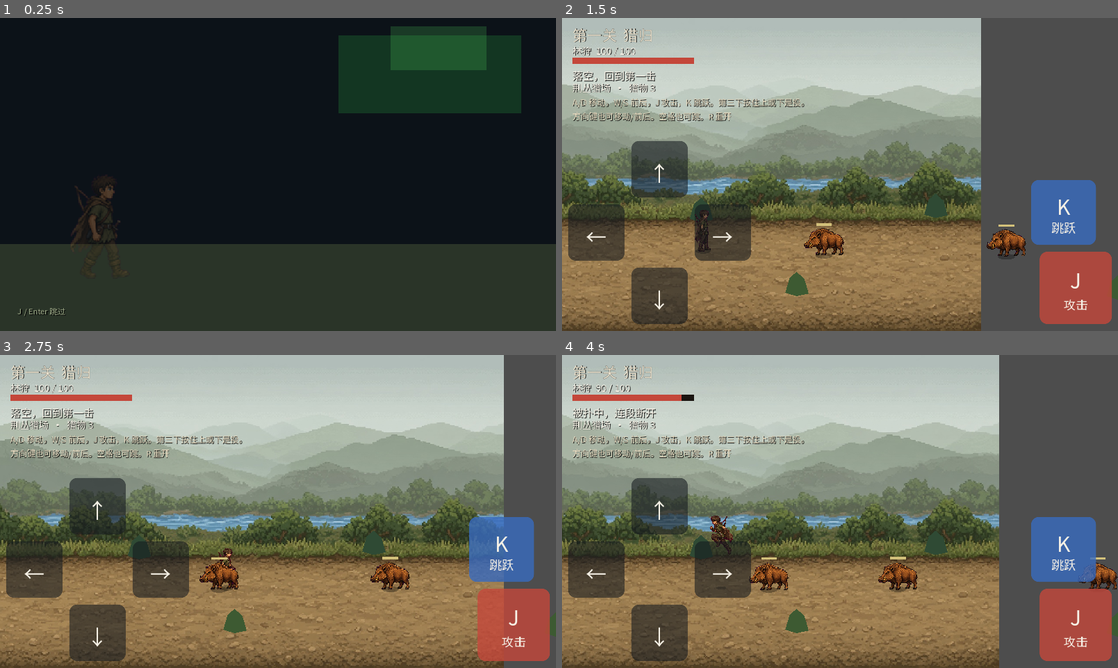
Above: before the commit, frames 1-4 (two rows, left to right).
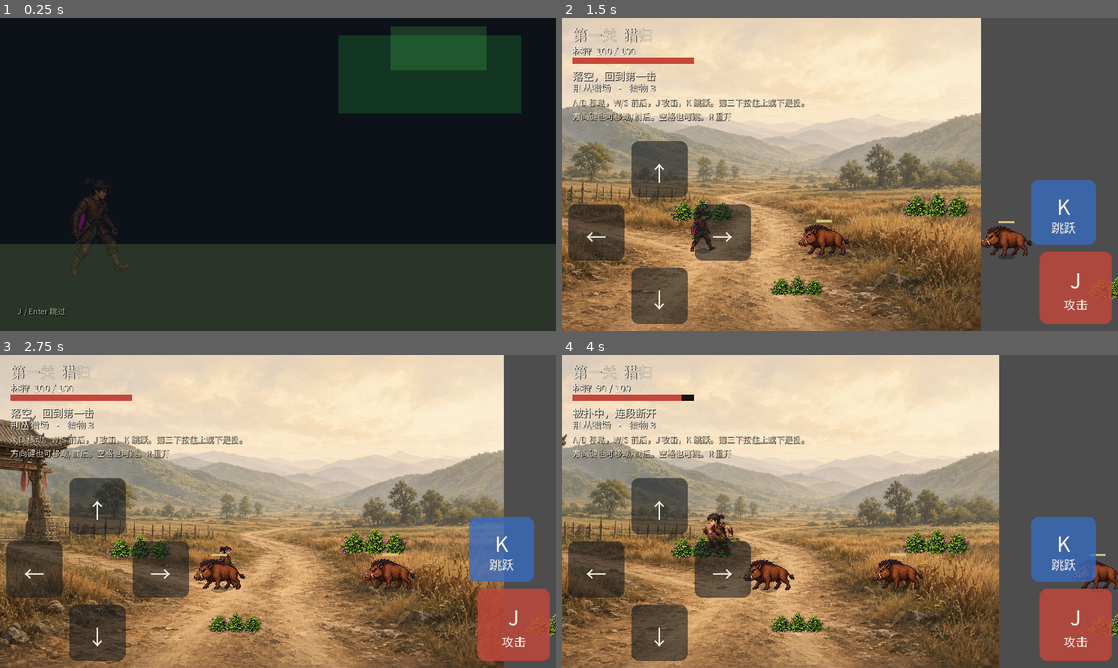
Above: after the commit, the same moments.

Repository: meathill/wow-dnf-godot
Game: Godot game, scene res://scenes/intro.tscn
Two runs of this game, one before a commit and one after it. Both use one fixed random seed, a clock stepped at 60 frames per second and the inputs below.
Inputs (mouse positions are in pixels of both pictures, inside the frame that each line leads up to):
- Up to frame 1 (0.25 s): no input
- Up to frame 2 (1.5 s): tap Enter at 0.5 s; move the mouse to (962, 158) at 0.52 s; hold D 0.53-1.25 s; hold J 0.53-1.25 s; click (962, 158) at 0.67 s; tap Space at 0.77 s; drag from (728, 190) to (812, 237) at 1.27 s
- Up to frame 3 (2.75 s): move the mouse to (333, 442) at 2.02 s; hold D from 2.03 s (still down); tap Keypad Enter at 2.1 s
- Up to frame 4 (4 s): release D at 2.75 s; drag from (812, 574) to (673, 464) at 2.77 s; move the mouse to (1006, 558) at 3.52 s; hold A from 3.53 s (still down); hold K from 3.53 s (still down); tap Space at 3.77 s

The runs differ from the first frame. In frame 1, 0.5% of the frame differs, in the area x 12-24%, y 50-83%; in frame 2, 60%; in frame 3, 70%, in the area x 0-100%, y 0-100%; in frame 4, 62%.

Commit message:
Show the cut transparent hunter, boar, and bushes in the level.
Preload the RGBA frames so the web export no longer falls back to colored polygons, and use the opaque hunt backdrop on the camera.

Diff:
--- a/game/scripts/beast.gd
+++ b/game/scripts/beast.gd
@@ -1,7 +1,10 @@
 extends Node2D
 
 const Stage = preload("res://scripts/stage.gd")
-const SPRITE_PATH := "res://sprites/beast.png"
+# Cut boar faces left. Gameplay facing +1 is right, so the draw scale mirrors it.
+# Preload (not FileAccess.file_exists) so the exported pck actually shows the sprite.
+const BOAR_H := 72.0
+const BOAR_TEX: Texture2D = preload("res://sprites/cut/boar.png")
 
 @export var coat: Color = Color("#6f7d3e")
 
@@ -23,8 +26,8 @@
 
 func _ready() -> void:
 	add_to_group("beasts")
-	if FileAccess.file_exists(SPRITE_PATH):
-		tex = load(SPRITE_PATH)
+	texture_filter = CanvasItem.TEXTURE_FILTER_LINEAR
+	tex = BOAR_TEX
 
 
 func receive_hit(from_facing: int, kind: String, dmg: int, stop: float) -> bool:
@@ -151,51 +154,24 @@
 	draw_colored_polygon(_ellipse(20.0 * shadow, 7.0 * shadow), Color(0, 0, 0, 0.3))
 	if state != "dead":
 		var ratio := clampf(float(hp) / float(max_hp), 0.0, 1.0)
-		var bar_y := -((tex.get_height() + 10) if tex else 86) - z
+		var bar_y := -BOAR_H - 10.0 - z
 		draw_rect(Rect2(-18, bar_y, 36, 5), Color(0, 0, 0, 0.55))
 		draw_rect(Rect2(-18, bar_y, 36.0 * ratio, 5), Color("#d2c07a"))
 	var bob := sin(anim) * (1.5 if state == "chase" else 0.0)
 	var lay := state == "down" or state == "dead"
+	# Art faces left; mirror so +facing looks right, matching the old hit arc.
+	var flip := -1.0
 	if lay:
-		draw_set_transform(Vector2(0, -10), 1.15 * float(facing), Vector2(1, 0.55))
+		draw_set_transform(Vector2(0, -10), 1.15 * float(facing), Vector2(flip, 0.55))
 	else:
-		draw_set_transform(Vector2(0, -z + bob), 0.0, Vector2(float(facing), 1))
-	if tex:
-		var tw := float(tex.get_width())
-		var th := float(tex.get_height())
-		# HP bar sits above sprite
-		draw_texture_rect(tex, Rect2(-tw * 0.5, -th, tw, th), false)
-	else:
-		_draw_placeholder()
+		draw_set_transform(Vector2(0, -z + bob), 0.0, Vector2(flip * float(facing), 1))
+	var tw := float(tex.get_width())
+	var th := float(tex.get_height())
+	var s := BOAR_H / th
+	var dw := tw * s
+	var dh := th * s
+	draw_texture_rect(tex, Rect2(-dw * 0.5, -dh, dw, dh), false)
 	draw_set_transform(Vector2.ZERO, 0.0, Vector2.ONE)
-
-
-func _draw_placeholder() -> void:
-	var body := coat
-	if state == "windup":
-		body = body.lerp(Color("#c45a3a"), 0.45)
-	elif state == "hurt":
-		body = body.lerp(Color("#f2f2f2"), 0.45)
-	draw_colored_polygon(PackedVector2Array([
-		Vector2(-22, -14), Vector2(-26, -36), Vector2(-8, -48), Vector2(18, -40), Vector2(24, -16),
-	]), body)
-	draw_colored_polygon(PackedVector2Array([
-		Vector2(-8, -30), Vector2(-4, -44), Vector2(14, -42), Vector2(16, -28),
-	]), body.lightened(0.25))
-	draw_colored_polygon(_ellipse_at(Vector2(18, -46), 12, 10), body.darkened(0.1))
-	draw_colored_polygon(PackedVector2Array([
-		Vector2(20, -52), Vector2(28, -66), Vector2(32, -50),
-	]), body.darkened(0.2))
-	draw_colored_polygon(PackedVector2Array([
-		Vector2(24, -44), Vector2(36, -46), Vector2(30, -40),
-	]), Color("#efe6cf"))
-	draw_circle(Vector2(26, -48), 2.0, Color("#1a120c"))
-	draw_colored_polygon(PackedVector2Array([
-		Vector2(-16, -12), Vector2(-20, -2), Vector2(-8, -2), Vector2(-8, -14),
-	]), body.darkened(0.15))
-	draw_colored_polygon(PackedVector2Array([
-		Vector2(6, -12), Vector2(4, -2), Vector2(16, -2), Vector2(14, -14),
-	]), body.darkened(0.15))
 
 
 func _ellipse(rx: float, ry: float) -> PackedVector2Array:
--- a/game/scripts/intro.gd
+++ b/game/scripts/intro.gd
@@ -4,7 +4,7 @@
 
 const UiFont = preload("res://scripts/ui_font.gd")
 const LEVEL := "res://scenes/level1.tscn"
-const PLAYER_SPRITE := "res://sprites/player.png"
+const HUNTER_TEX: Texture2D = preload("res://sprites/cut/hunter_idle.png")
 const INTRO_SECONDS := 5.5
 
 var elapsed := 0.0
@@ -50,8 +50,8 @@
 	add_child(ground)
 
 	hunter = TextureRect.new()
-	if FileAccess.file_exists(PLAYER_SPRITE):
-		hunter.texture = load(PLAYER_SPRITE)
+	hunter.texture = HUNTER_TEX
+	hunter.texture_filter = CanvasItem.TEXTURE_FILTER_LINEAR
 	hunter.expand_mode = TextureRect.EXPAND_IGNORE_SIZE
 	hunter.stretch_mode = TextureRect.STRETCH_KEEP_ASPECT_CENTERED
 	hunter.position = Vector2(160, 360)
--- a/game/scripts/level1.gd
+++ b/game/scripts/level1.gd
@@ -1,6 +1,9 @@
 extends Node2D
 
 const Stage = preload("res://scripts/stage.gd")
+const BACKDROP_TEX: Texture2D = preload("res://sprites/cut/bg_hunt.jpg")
+const BUSH_TEX: Texture2D = preload("res://sprites/cut/bush.png")
+const BUSH_H := 58.0
 
 var player: Node2D
 var cam: Camera2D
@@ -11,9 +14,7 @@
 
 
 func _ready() -> void:
-	var has_bg := FileAccess.file_exists("res://sprites/bg_hunt.png")
-	if not has_bg:
-		_build_scenery()
+	# Painted backdrop is preloaded. Do not draw the flat sky / hill / lane polygons on top.
 	var world := Node2D.new()
 	world.name = "World"
 	world.y_sort_enabled = true
@@ -43,15 +44,14 @@
 	cam.position_smoothing_speed = 6.0
 	add_child(cam)
 	cam.make_current()
-	if has_bg:
-		backdrop = Sprite2D.new()
-		backdrop.name = "Backdrop"
-		backdrop.texture = load("res://sprites/bg_hunt.png")
-		backdrop.centered = true
-		backdrop.z_index = -40
-		backdrop.texture_filter = CanvasItem.TEXTURE_FILTER_NEAREST
-		cam.add_child(backdrop)
-		_fit_backdrop()
+	backdrop = Sprite2D.new()
+	backdrop.name = "Backdrop"
+	backdrop.texture = BACKDROP_TEX
+	backdrop.centered = true
+	backdrop.z_index = -40
+	backdrop.texture_filter = CanvasItem.TEXTURE_FILTER_LINEAR
+	cam.add_child(backdrop)
+	_fit_backdrop()
 
 	hud = preload("res://scenes/hud.tscn").instantiate()
 	add_child(hud)
@@ -100,65 +100,23 @@
 	hud.show_result("林狩倒下了\n按 R 重开")
 
 
-func _build_scenery() -> void:
-	var scenery := Node2D.new()
-	scenery.name = "Scenery"
-	scenery.z_index = -10
-	add_child(scenery)
-	var width := Stage.LEVEL_WIDTH
-	_poly(scenery, PackedVector2Array([
-		Vector2(0, 0), Vector2(width, 0), Vector2(width, 430), Vector2(0, 430),
-	]), Color("#8eabbf"))
-	_hill(scenery, width, Color("#6d8b78"), 300.0, 70.0, 90.0)
-	_hill(scenery, width, Color("#3f624c"), 390.0, 48.0, 70.0)
-	_poly(scenery, PackedVector2Array([
-		Vector2(0, 430), Vector2(width, 430), Vector2(width, Stage.VIEW_H), Vector2(0, Stage.VIEW_H),
-	]), Color("#6a5338"))
-	_poly(scenery, PackedVector2Array([
-		Vector2(0, Stage.LANE_TOP), Vector2(width, Stage.LANE_TOP),
-		Vector2(width, Stage.LANE_BOTTOM), Vector2(0, Stage.LANE_BOTTOM),
-	]), Color("#7d6244"))
-	_poly(scenery, PackedVector2Array([
-		Vector2(0, Stage.LANE_TOP), Vector2(width, Stage.LANE_TOP),
-		Vector2(width, Stage.LANE_TOP + 6), Vector2(0, Stage.LANE_TOP + 6),
-	]), Color("#3e4a38"))
-	_poly(scenery, PackedVector2Array([
-		Vector2(0, Stage.LANE_BOTTOM), Vector2(width, Stage.LANE_BOTTOM),
-		Vector2(width, Stage.LANE_BOTTOM + 8), Vector2(0, Stage.LANE_BOTTOM + 8),
-	]), Color("#3a2c22"))
-
-
 func _bushes(world: Node2D) -> void:
 	var spots := [
 		Vector2(320, 470), Vector2(540, 640), Vector2(860, 460),
 		Vector2(1280, 648), Vector2(1500, 470), Vector2(1900, 620), Vector2(2050, 490),
 	]
+	var scales: Array[float] = [1.0, 0.86, 1.08, 0.94, 1.04, 0.9, 1.0]
+	var tex_w := float(BUSH_TEX.get_width())
+	var tex_h := float(BUSH_TEX.get_height())
 	for i in spots.size():
-		var bush := Polygon2D.new()
+		var bush := Sprite2D.new()
+		bush.name = "Bush%d" % i
+		bush.texture = BUSH_TEX
+		bush.centered = false
+		bush.texture_filter = CanvasItem.TEXTURE_FILTER_LINEAR
+		# Base of the cluster sits on the old polygon origin so y-sort matches the lane.
+		bush.offset = Vector2(-tex_w * 0.5, -tex_h)
+		var s := (BUSH_H / tex_h) * scales[i]
+		bush.scale = Vector2(s, s)
 		bush.position = spots[i]
-		bush.color = Color("#2f4a34") if i % 2 == 0 else Color("#3d5a32")
-		bush.polygon = PackedVector2Array([
-			Vector2(0, 0), Vector2(-26, -8), Vector2(-16, -42), Vector2(0, -56), Vector2(18, -40), Vector2(28, -6),
-		])
 		world.add_child(bush)
-
-
-func _hill(parent: Node2D, width: float, color: Color, base_y: float, amp: float, step: float) -> void:
-	var pts := PackedVector2Array()
-	pts.append(Vector2(0, base_y + 30))
-	var x := 0.0
-	var i := 0
-	while x <= width:
-		var y := base_y - amp * (0.45 + 0.55 * absf(sin(float(i) * 1.7)))
-		pts.append(Vector2(x, y))
-		x += step
-		i += 1
-	pts.append(Vector2(width, base_y + 40))
-	_poly(parent, pts, color)
-
-
-func _poly(parent: Node, pts: PackedVector2Array, color: Color) -> void:
-	var poly := Polygon2D.new()
-	poly.polygon = pts
-	poly.color = color
-	parent.add_child(poly)
--- a/game/scripts/player.gd
+++ b/game/scripts/player.gd
@@ -7,8 +7,14 @@
 const DEPTH_SPEED := 180.0
 const JUMP_V := 560.0
 const GRAVITY := 1700.0
-const SPRITE_PATH := "res://sprites/player.png"
-const HUNTER_DIR := "res://sprites/hunter/"
+# Source PNGs are not stored under their res:// path in an export, only the imported
+# texture. FileAccess.file_exists() is therefore false on the web build and the old
+# code drew the colored polygon body. Preload keeps the cut frames in the pck.
+const HUNTER_H := 96.0
+const FRAME_IDLE: Texture2D = preload("res://sprites/cut/hunter_idle.png")
+const FRAME_WALK: Texture2D = preload("res://sprites/cut/hunter_walk.png")
+const FRAME_ATTACK: Texture2D = preload("res://sprites/cut/hunter_attack.png")
+const FRAME_JUMP: Texture2D = preload("res://sprites/cut/hunter_jump.png")
 
 var facing := 1
 var hp := 100
@@ -48,12 +54,13 @@
 
 func _ready() -> void:
 	add_to_group("player")
-	for frame_name in ["idle", "walk", "attack", "jump"]:
-		var frame_path: String = HUNTER_DIR + frame_name + ".png"
-		if FileAccess.file_exists(frame_path):
-			frames[frame_name] = load(frame_path)
-	if frames.is_empty() and FileAccess.file_exists(SPRITE_PATH):
-		tex = load(SPRITE_PATH)
+	texture_filter = CanvasItem.TEXTURE_FILTER_LINEAR
+	frames = {
+		"idle": FRAME_IDLE,
+		"walk": FRAME_WALK,
+		"attack": FRAME_ATTACK,
+		"jump": FRAME_JUMP,
+	}
 	hp_changed.emit(hp, max_hp)
 
 
@@ -315,45 +322,12 @@
 	if frame:
 		var tw := float(frame.get_width())
 		var th := float(frame.get_height())
-		draw_texture_rect(frame, Rect2(-tw * 0.5, -th, tw, th), false)
-	else:
-		_draw_placeholder()
+		var s := HUNTER_H / th
+		var dw := tw * s
+		var dh := th * s
+		# Feet stay on the node origin. Height is the old gameplay size; width keeps aspect.
+		draw_texture_rect(frame, Rect2(-dw * 0.5, -dh, dw, dh), false)
 	draw_set_transform(Vector2.ZERO, 0.0, Vector2.ONE)
-
-
-func _draw_placeholder() -> void:
-	var cloak := Color("#2c5a3c")
-	var skin := Color("#e2be9a")
-	if state == "hurt":
-		cloak = Color("#6d3030")
-	draw_colored_polygon(PackedVector2Array([
-		Vector2(-8, -8), Vector2(-14, -34), Vector2(-6, -36), Vector2(-4, -10),
-	]), Color("#1d1814"))
-	draw_colored_polygon(PackedVector2Array([
-		Vector2(6, -8), Vector2(4, -36), Vector2(12, -34), Vector2(14, -8),
-	]), Color("#1d1814"))
-	draw_colored_polygon(PackedVector2Array([
-		Vector2(-16, -36), Vector2(-18, -62), Vector2(-6, -70), Vector2(14, -62), Vector2(16, -34),
-	]), cloak)
-	draw_colored_polygon(PackedVector2Array([
-		Vector2(-12, -58), Vector2(-14, -74), Vector2(0, -80), Vector2(12, -72), Vector2(10, -58),
-	]), Color("#241c18"))
-	draw_colored_polygon(_ellipse_at(Vector2(0, -86), 11, 12), skin)
-	var reach := 16.0
-	if state == "attack":
-		var u := clampf((swing_t - 0.02) / 0.16, 0.0, 1.0)
-		if swing_t > Rules.ACTIVE_END:
-			u = clampf(1.0 - (swing_t - Rules.ACTIVE_END) / 0.14, 0.15, 1.0)
-		reach = 20.0 + u * (48.0 if swing_index == 2 else 36.0)
-		draw_colored_polygon(PackedVector2Array([
-			Vector2(-8, -18), Vector2(72, -16), Vector2(72, 18), Vector2(-14, 16),
-		]), Color(1, 1, 1, 0.16))
-	draw_colored_polygon(PackedVector2Array([
-		Vector2(8, -50), Vector2(reach, -58), Vector2(reach + 10, -50), Vector2(12, -42),
-	]), Color("#d9d3c5"))
-	draw_colored_polygon(PackedVector2Array([
-		Vector2(6, -44), Vector2(18, -58), Vector2(22, -50), Vector2(10, -40),
-	]), Color("#8a5a32"))
 
 
 func _ellipse(rx: float, ry: float) -> PackedVector2Array:
Binary file added: game/sprites/cut/bg_hunt.jpg
Not shown, added: game/sprites/cut/bg_hunt.jpg.import
Binary file added: game/sprites/cut/boar.png
Not shown, added: game/sprites/cut/boar.png.import
Binary file added: game/sprites/cut/bush.png
Not shown, added: game/sprites/cut/bush.png.import
Binary file added: game/sprites/cut/hunter_attack.png
Not shown, added: game/sprites/cut/hunter_attack.png.import
Binary file added: game/sprites/cut/hunter_idle.png
Not shown, added: game/sprites/cut/hunter_idle.png.import
Binary file added: game/sprites/cut/hunter_jump.png
Not shown, added: game/sprites/cut/hunter_jump.png.import
(and 4 more such lines)
